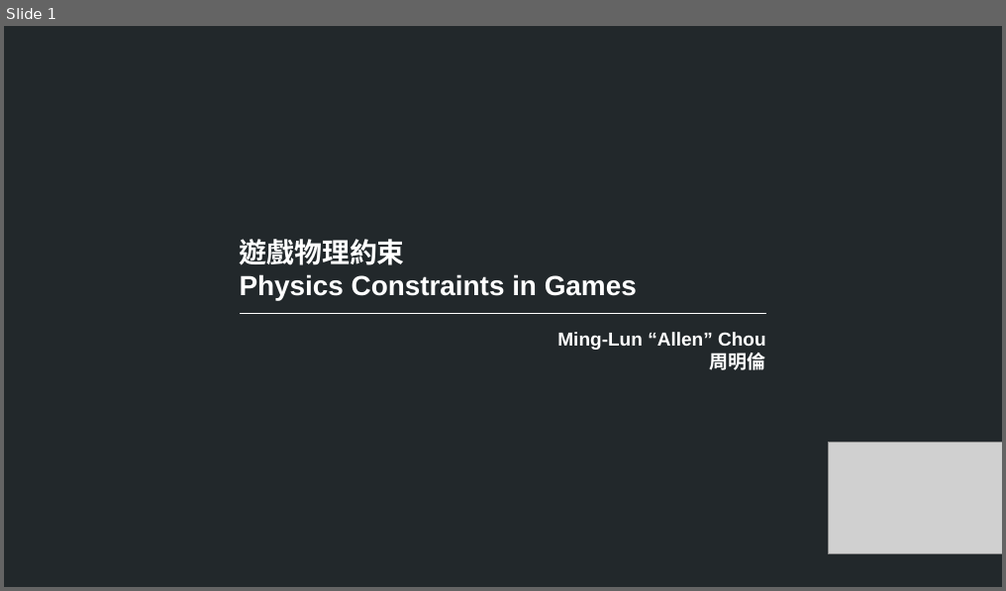
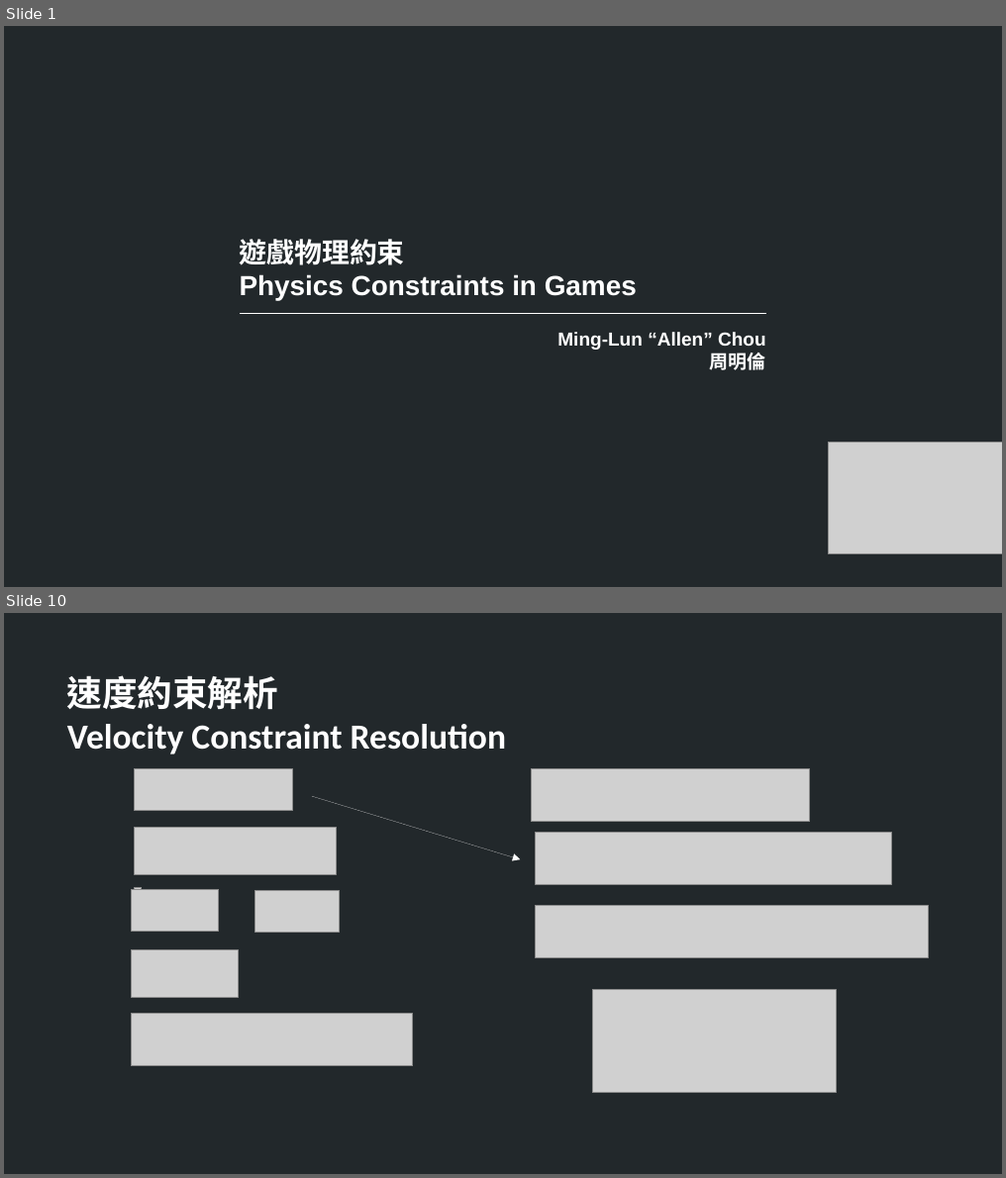
Before and after one commit to TheAllenChou/unity-physics-constraints, a slide deck: slides/physics constraints in games.odp. Shown one above the other, each under a label of ours: slide 1 before the commit, slides 1 and 10 after it; the slides between them are not shown. The pictures are 1006x591 and 1006x1178 pixels, drawn with LibreOffice and Linux fonts; fonts in the diff are those of the drawing; grey boxes stand for pictures. Boxes give left, top, right and bottom in pixels: in the first picture for what was removed or moved away, otherwise in the second. Text is boxed around its words. In the diff, an @@ line names an element or a change of style, - is before the commit and + after.

```diff
--- a/slides/physics constraints in games.odp
+++ b/slides/physics constraints in games.odp
@@ slide 10 added at box(4, 613, 1002, 1174), background #22282B @@
@@ text added at box(67, 675, 506, 755), 28 pt, text #FFFFFF, bold @@
+速度約束解析
+Velocity Constraint Resolution
@@ picture added at box(135, 768, 293, 810) @@
@@ picture added at box(531, 768, 810, 821) @@
@@ arrow added from (312, 796) to (520, 860), #FFFFFF 0 pt @@
@@ picture added at box(135, 828, 337, 874) @@
@@ picture added at box(536, 832, 891, 884) @@
@@ picture added at box(131, 889, 219, 931) @@
@@ picture added at box(135, 887, 142, 929) @@
@@ picture added at box(254, 890, 339, 932) @@
@@ picture added at box(536, 905, 928, 959) @@
@@ picture added at box(539, 905, 546, 948) @@
@@ picture added at box(131, 950, 239, 997) @@
@@ picture added at box(593, 990, 837, 1093) @@
@@ picture added at box(131, 1013, 413, 1065) @@
```
Also in this commit, not shown: 9 other slides added, 1 slide removed.
